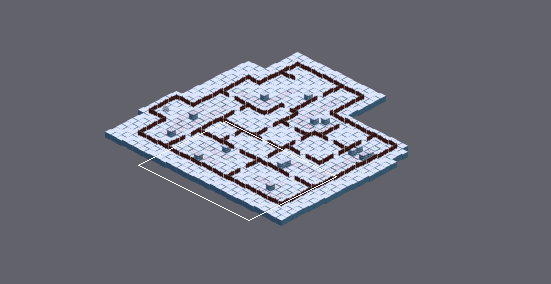
One commit to this Tiled map (JSON): TBSA/Bin/Data/Tiled/6_IcyFortress.json. Above, an overview of the earlier version with the close-up marked.
Close-up. Before the commit:
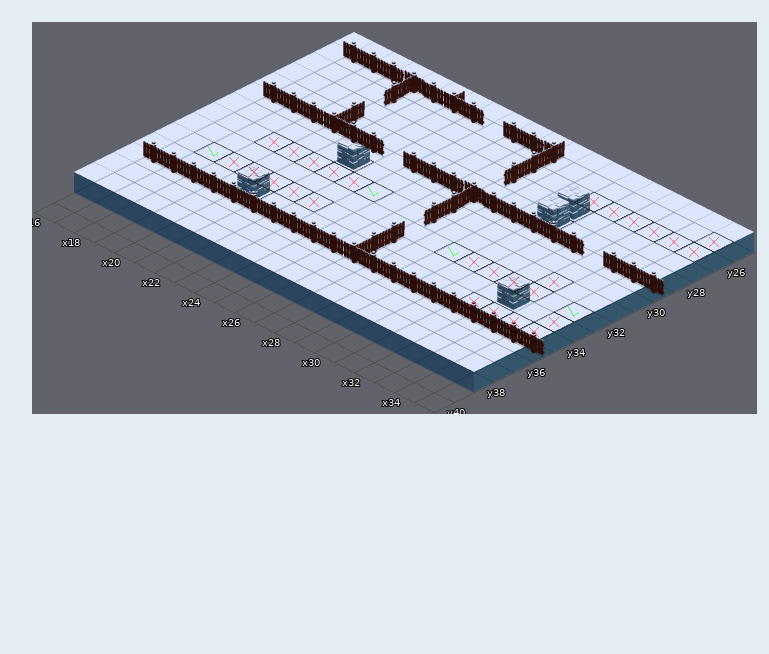
Cells are 128x64 px. Isometric: x runs down to the right, y down to the left. Shown: x 16..35, y 25..40. The commit also changed other parts of the map, which this record leaves out.
The same view after the edit:
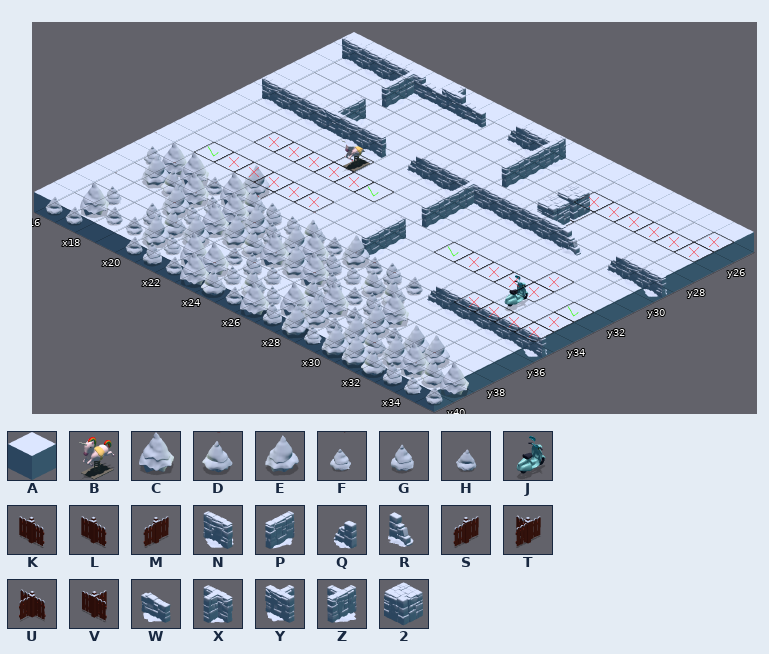
Key: from "tileSheetFloors": A 16; from "tileSheetProps": B 8, C 33, D 35, E 36, F 37, G 38, H 39, J 49; from "tileSheetWalls": K 5, L 6, M 7, N 8, P 9, Q 12, R 13, S 16, T 19, U 20, V 22, W 45, X 56, Y 57, Z 58, 2 120.
_ is an empty cell.
Change:
Layer "Floor":
Tile A is added in rows 39 to 40 at x 16 to 35.
Layer "Covers":
Tile B replaces tile 2 in row 30 at x 21.
Tile E replaces tile 2 in row 34 at x 20.
Tile J replaces tile 2 in row 33 at x 32.
Layer "Walls":
Tile C replaces tile K in row 35 at x 17 to 18 and 20.
Tile C is added in row 36 at x 19, 21 and 25; in row 37 at x 21, 24, 26 and 30; in row 38 at x 28; in row 39 at x 17, 22 to 23, 27, 33 and 35; in row 40 at x 23 and 26.
Tile D replaces tile K in row 35 at x 21 and 24.
Tile D is added in row 36 at x 18 and 28 to 29; in row 37 at x 23; in row 38 at x 20 and 27; in row 39 at x 25, 31 and 34; in row 40 at x 24 and 32.
Tile E replaces tile V in row 35 at x 26.
Tile E is added in row 36 at x 17, 22 and 24; in row 37 at x 19, 22 and 25; in row 38 at x 21, 30 and 32 to 33; in row 39 at x 20, 28, 30 and 32; in row 40 at x 28 and 30 to 31.
Tile F replaces tile K in row 35 at x 16 and 23.
Tile F is added in row 36 at x 20 and 27; in row 37 at x 20; in row 38 at x 17 and 25; in row 39 at x 21, 24 and 26; in row 40 at x 29 and 34.
Tile G replaces tile K in row 35 at x 22 and 28.
Tile G is added in row 36 at x 23 and 26; in row 37 at x 27 and 29; in row 38 at x 19 and 24; in row 40 at x 21, 27 and 33.
Tile H replaces tile K in row 35 at x 19, 25, 27 and 29.
Tile H is added in row 37 at x 28; in row 38 at x 23, 29 and 31; in row 39 at x 18 to 19 and 29; in row 40 at x 16 to 17, 20, 22, 25 and 35.
Tile N replaces tile K in row 25 at x 16; in row 29 at x 16, 27 to 30 and 34 to 35; in row 35 at x 31 to 35.
Tile N replaces tile L in row 25 at x 17 to 18 and 25; in row 29 at x 17 to 18, 20 to 21 and 24 to 25.
Tile P replaces tile M in rows 26 to 27 at x 26; in row 30 at x 26; in rows 33 to 34 at x 26.
Tile P replaces tile S in row 26 at x 19; in row 28 at x 19; in row 31 at x 26.
Tile Q replaces tile K in row 29 at x 33; in row 35 at x 30.
Tile Q replaces tile L in row 25 at x 24; in row 29 at x 23.
Tile R replaces tile K in row 29 at x 31.
Tile W replaces tile L in row 25 at x 20 and 22.
Tile X replaces tile U in row 25 at x 19; in row 29 at x 26.
Tile Y replaces tile V in row 25 at x 21; in row 29 at x 19.
Tile Z replaces tile T in row 25 at x 26.
